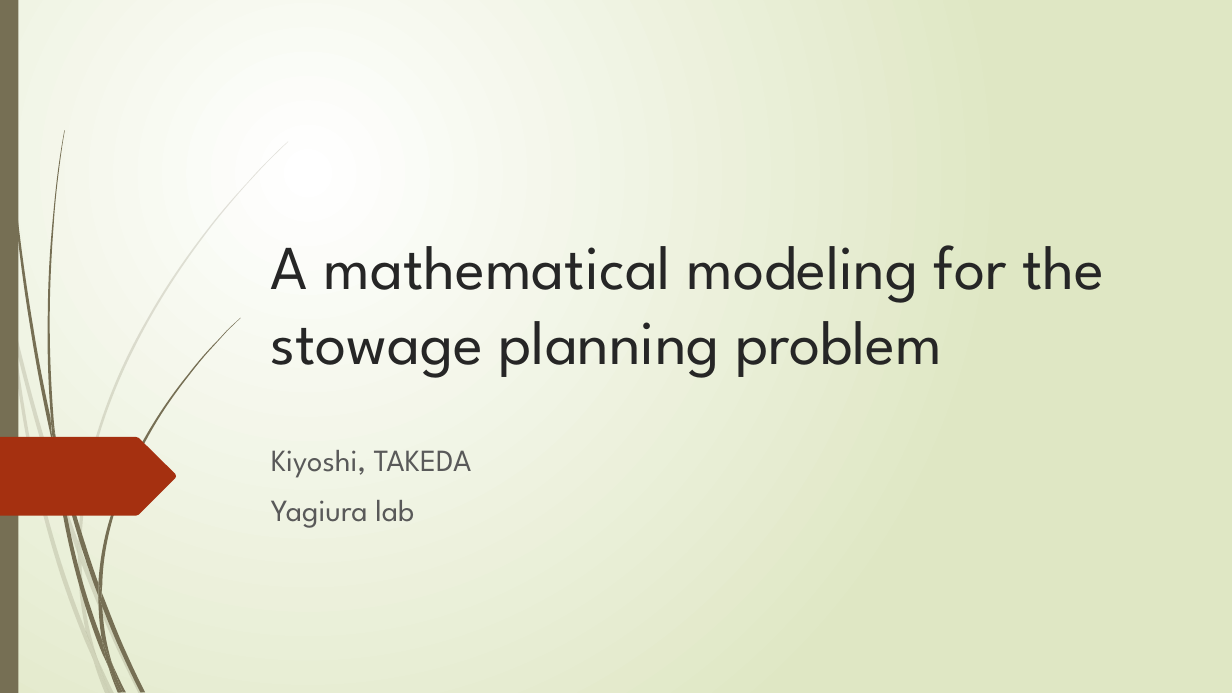
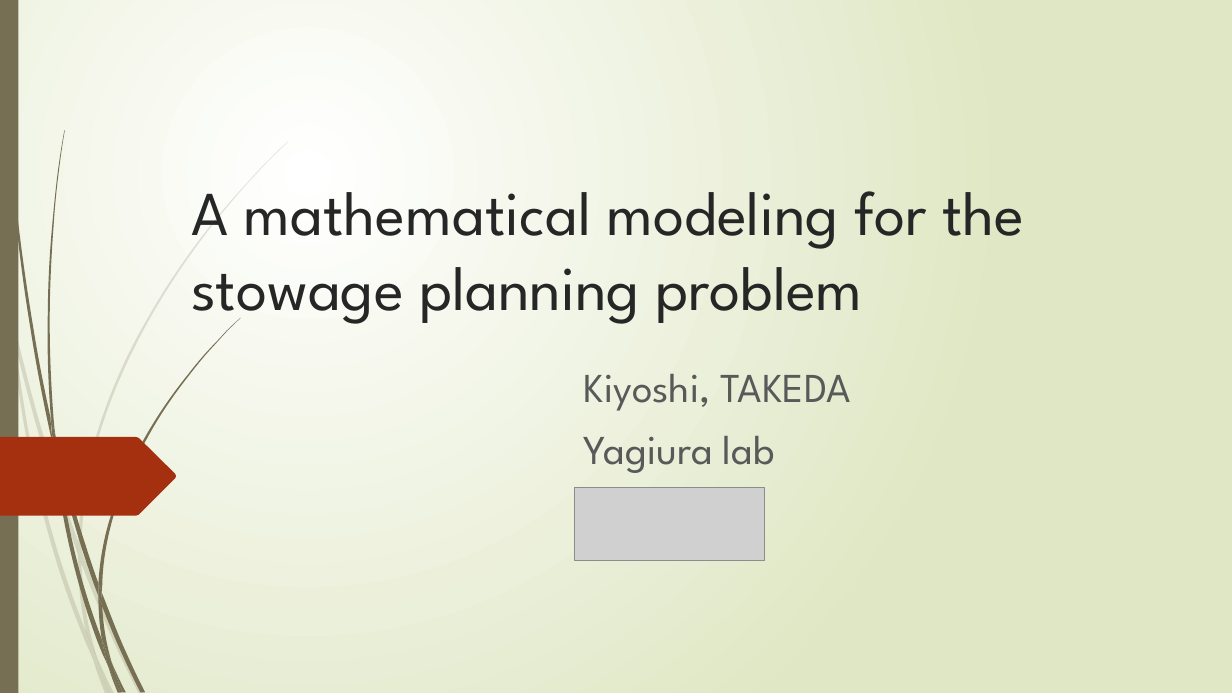
Before and after one commit to r-kurosu/kline_new, a slide deck: slide 1 of 竹田_修論発表.pptx. Drawn at 1232x693 pixels with LibreOffice and Linux fonts; fonts in the diff are those of the drawing; grey boxes stand for pictures. Boxes give left, top, right and bottom in pixels: in the first picture for what was removed or moved away, otherwise in the second. Text is boxed around its words. In the diff, an @@ line names an element or a change of style, - is before the commit and + after.

```diff
--- a/竹田_修論発表.pptx
+++ b/竹田_修論発表.pptx
@@ title "A mathematical modeling for the ..." rewrapped from (271, 245, 1104, 378) to (191, 191, 1025, 329) @@
@@ subtitle "Kiyoshi, TAKEDA": place and size @@
-subtitle "Kiyoshi, TAKEDA" at (271, 450, 472, 528)
+subtitle "Kiyoshi, TAKEDA" at (584, 374, 851, 473)
@@ subtitle "Kiyoshi, TAKEDA" at (584, 374, 851, 473): size 24 to 32 pt @@
@@ picture added at (575, 487, 765, 560) @@
```
Also in this commit, not shown: 1 slide added.
